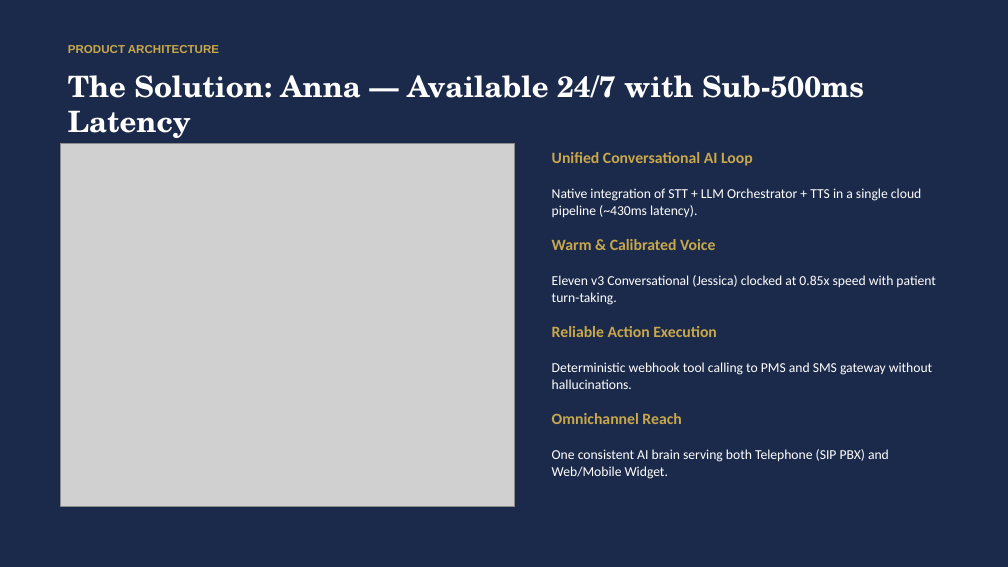
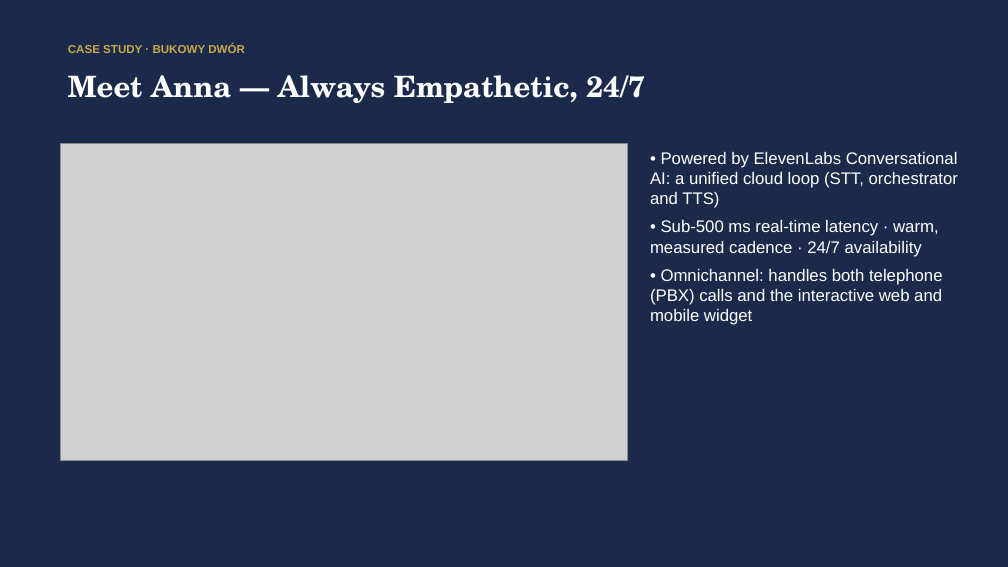
Before and after one commit to kpulka/Elevenlabs_SpaHotel_PoC, a slide deck: slide 4 of presentation/Bukowy_Dwor_Case_Study.pptx. Drawn at 1008x567 pixels with LibreOffice and Linux fonts; fonts in the diff are those of the drawing; grey boxes stand for pictures. Boxes give left, top, right and bottom in pixels: in the first picture for what was removed or moved away, otherwise in the second. Text is boxed around its words. In the diff, an @@ line names an element or a change of style, - is before the commit and + after.

```diff
--- a/presentation/Bukowy_Dwor_Case_Study.pptx
+++ b/presentation/Bukowy_Dwor_Case_Study.pptx
@@ text at [68,44,245,53]: text changed @@
-PRODUCT ARCHITECTURE
+CASE STUDY · BUKOWY DWÓR
@@ text at [68,75,645,103]: text changed @@
-The Solution: Anna — Available 24/7 with Sub-500ms Latency
+Meet Anna — Always Empathetic, 24/7
@@ picture: place and size @@
-picture at [60,144,514,507]
+picture at [60,144,628,461]
@@ text at [650,152,958,325]: text changed; size 13 to 16 pt; font Calibri to Arial @@
-Unified Conversational AI Loop
-Native integration of STT + LLM Orchestrator + TTS in a single cloud pipeline (~430ms latency).
-Warm & Calibrated Voice
-Eleven v3 Conversational (Jessica) clocked at 0.85x speed with patient turn-taking.
-Reliable Action Execution
-Deterministic webhook tool calling to PMS and SMS gateway without hallucinations.
-Omnichannel Reach
-One consistent AI brain serving both Telephone (SIP PBX) and Web/Mobile Widget.
+• Powered by ElevenLabs Conversational AI: a unified cloud loop (STT, orchestrator and TTS)
+• Sub-500 ms real-time latency · warm, measured cadence · 24/7 availability
+• Omnichannel: handles both telephone (PBX) calls and the interactive web and mobile widget
```
Also in this commit, not shown: 7 other slides changed, 6 slides added, 6 slides removed, 11 other files.
